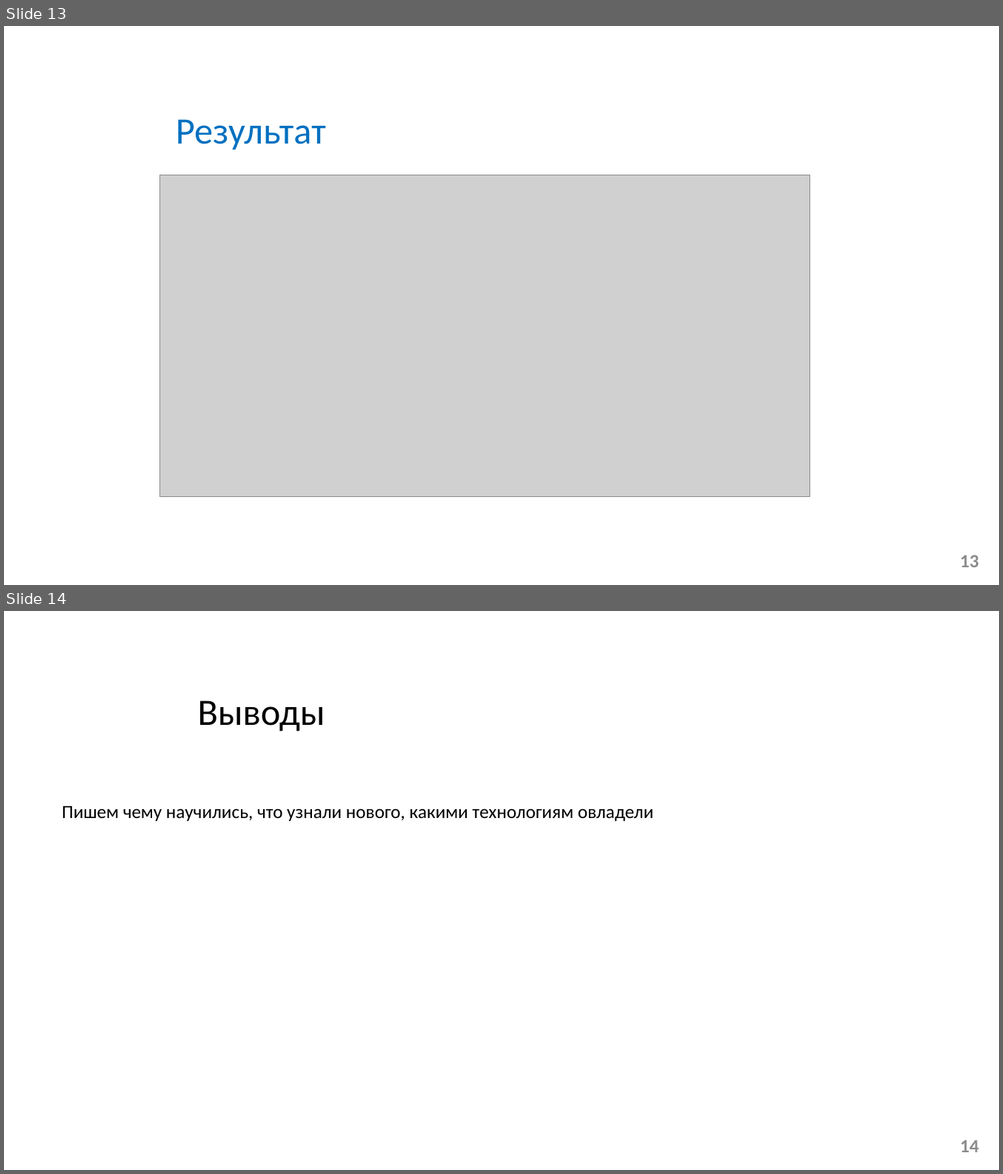
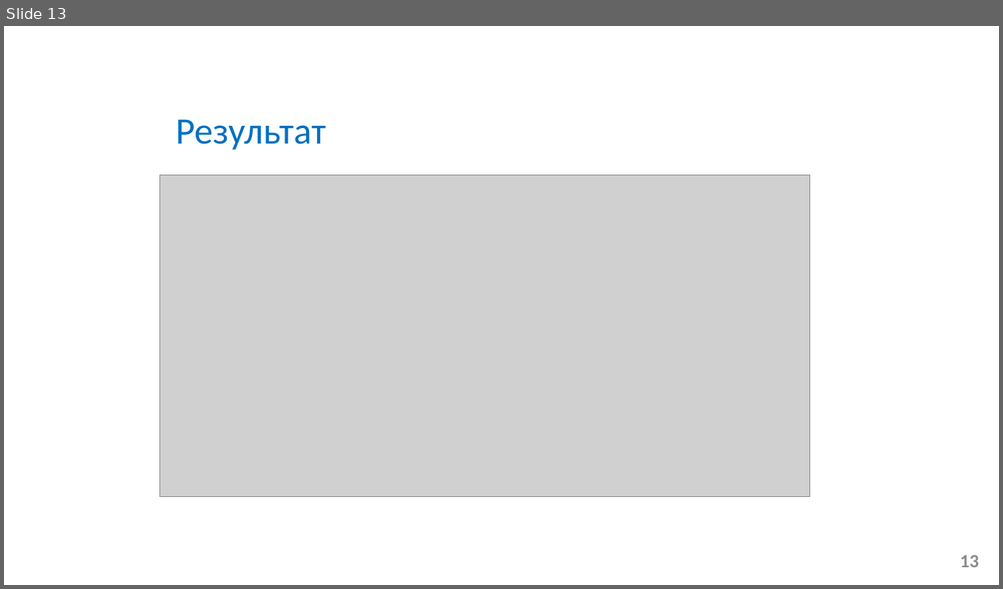
Before and after one commit to ryongbom/Tetris, a slide deck: отчёт_проекта_Tetirsgame_АСУб-25_Чон Рён Бом.pptx. Shown one above the other, each under a label of ours: slides 13 and 14 before the commit, slide 13 after it. The pictures are 1003x1174 and 1003x589 pixels, drawn with LibreOffice and Linux fonts; fonts in the diff are those of the drawing; grey boxes stand for pictures; background and template pictures are left out. Boxes give left, top, right and bottom in pixels: in the first picture for what was removed or moved away, otherwise in the second. Text is boxed around its words. In the diff, an @@ line names an element or a change of style, - is before the commit and + after.

```diff
--- a/отчёт_проекта_Tetirsgame_АСУб-25_Чон Рён Бом.pptx
+++ b/отчёт_проекта_Tetirsgame_АСУб-25_Чон Рён Бом.pptx
@@ slide 14 removed at bbox=[4, 611, 999, 1170], background picture (left out) @@
@@ text removed at bbox=[198, 701, 325, 732] @@
-Выводы
@@ text removed at bbox=[62, 806, 653, 821] @@
-Пишем чему научились, что узнали нового, какими технологиям овладели
@@ page number removed at bbox=[959, 1140, 979, 1153] @@
-14
```
Also in this commit, not shown: 1 slide changed, 4 slides added, 1 other slide removed.
